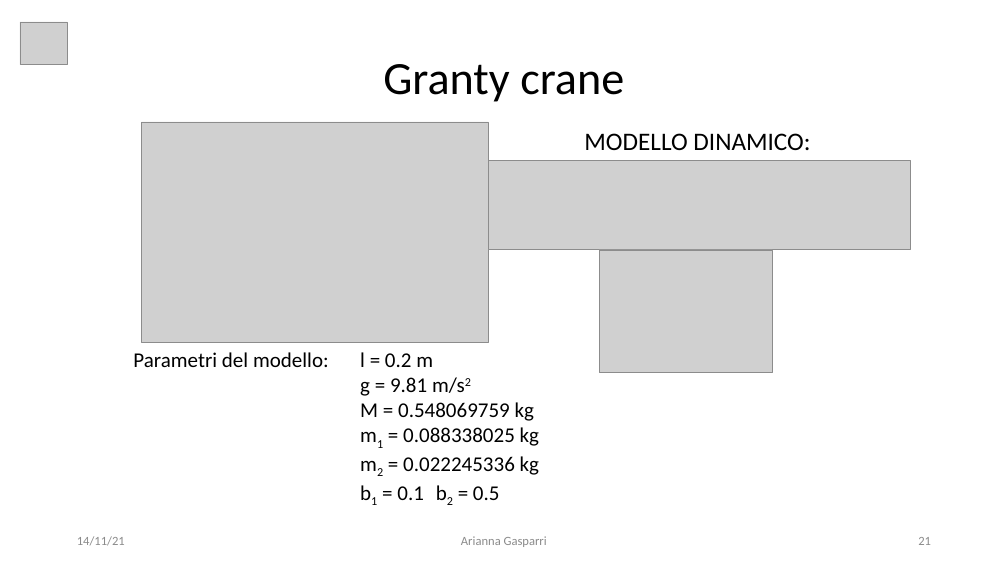
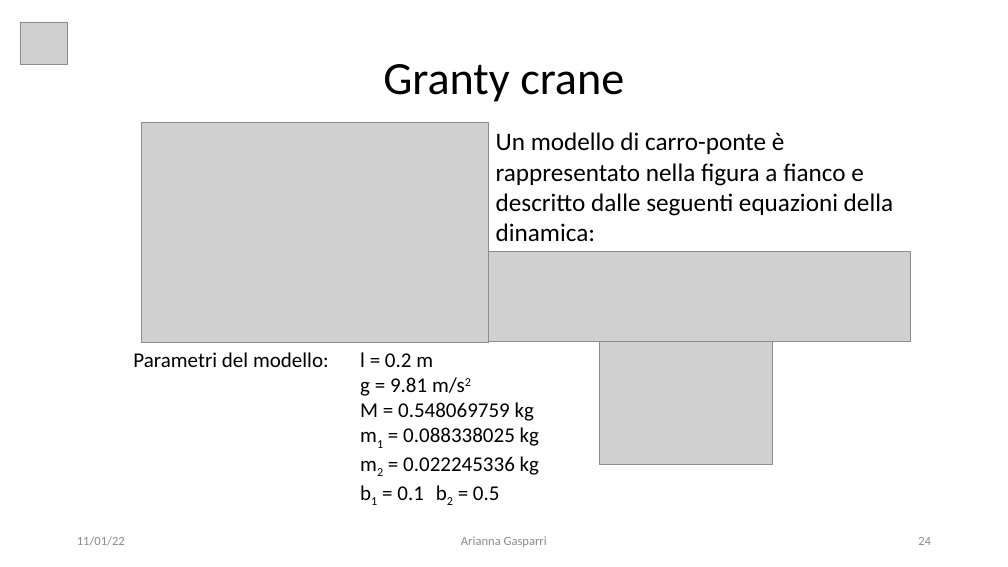
Before and after one commit to giga487/BicchiGas, a slide deck: slide 24 of Relazione/Presentazione.pptx (slide 21 before the commit). Drawn at 1008x567 pixels with LibreOffice and Linux fonts; fonts in the diff are those of the drawing; grey boxes stand for pictures. Boxes give left, top, right and bottom in pixels: in the first picture for what was removed or moved away, otherwise in the second. Text is boxed around its words. In the diff, an @@ line names an element or a change of style, - is before the commit and + after.

```diff
--- a/Relazione/Presentazione.pptx
+++ b/Relazione/Presentazione.pptx
@@ text at (496,132,893,241): text changed @@
-MODELLO DINAMICO:
+Un modello di carro-ponte è rappresentato nella figura a fianco e descritto dalle seguenti equazioni della dinamica:
@@ picture: place and size @@
-picture at (488,160,910,250)
+picture at (488,252,910,342)
@@ picture: place and size @@
-picture at (599,250,772,373)
+picture at (599,342,772,464)
@@ text at (77,536,125,546): text changed @@
-14/11/21
+11/01/22
@@ page number at (918,537,931,545): text changed @@
-21
+24
```
Also in this commit, not shown: 23 other slides changed, 14 slides added, 3 slides removed, 44 other files.
